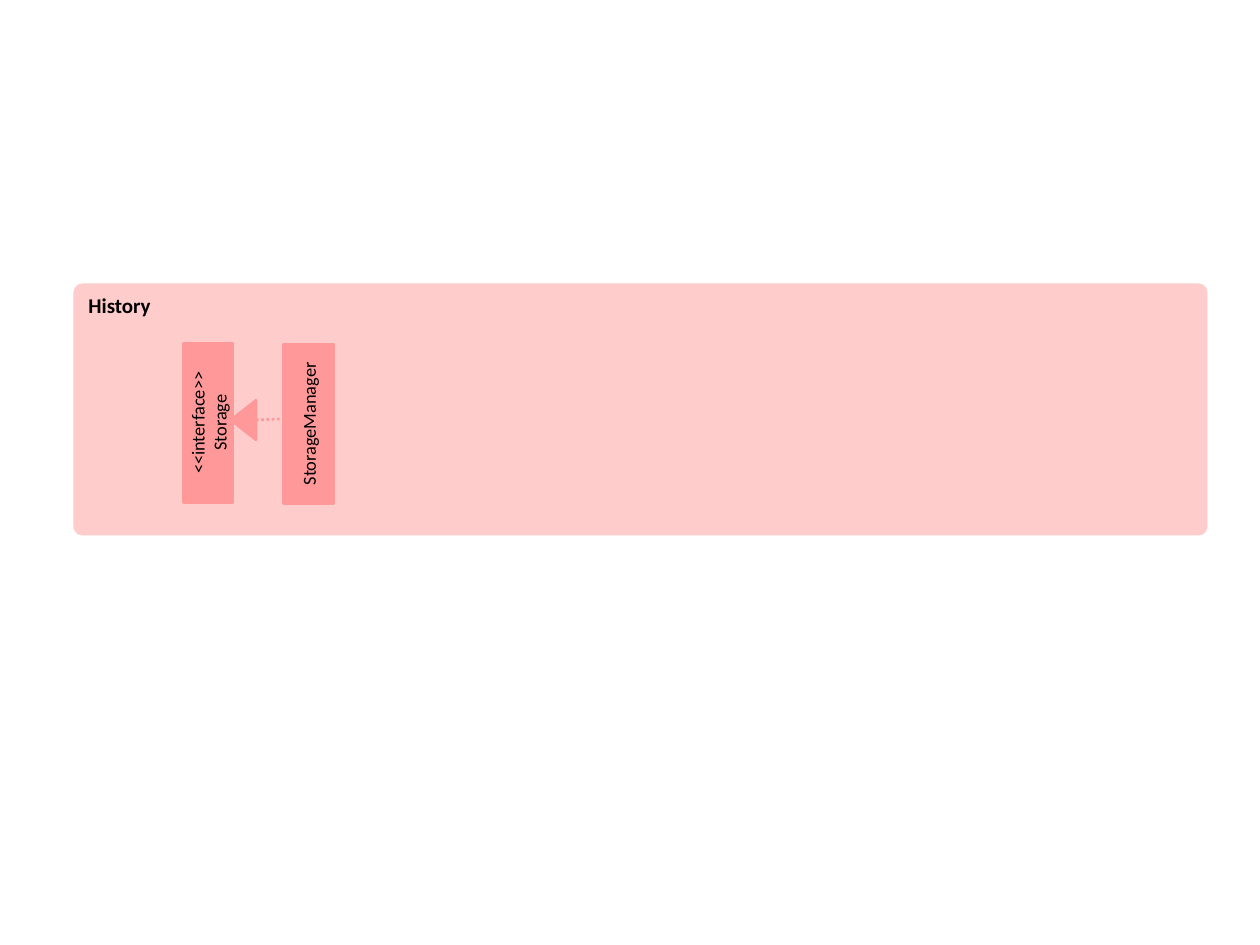
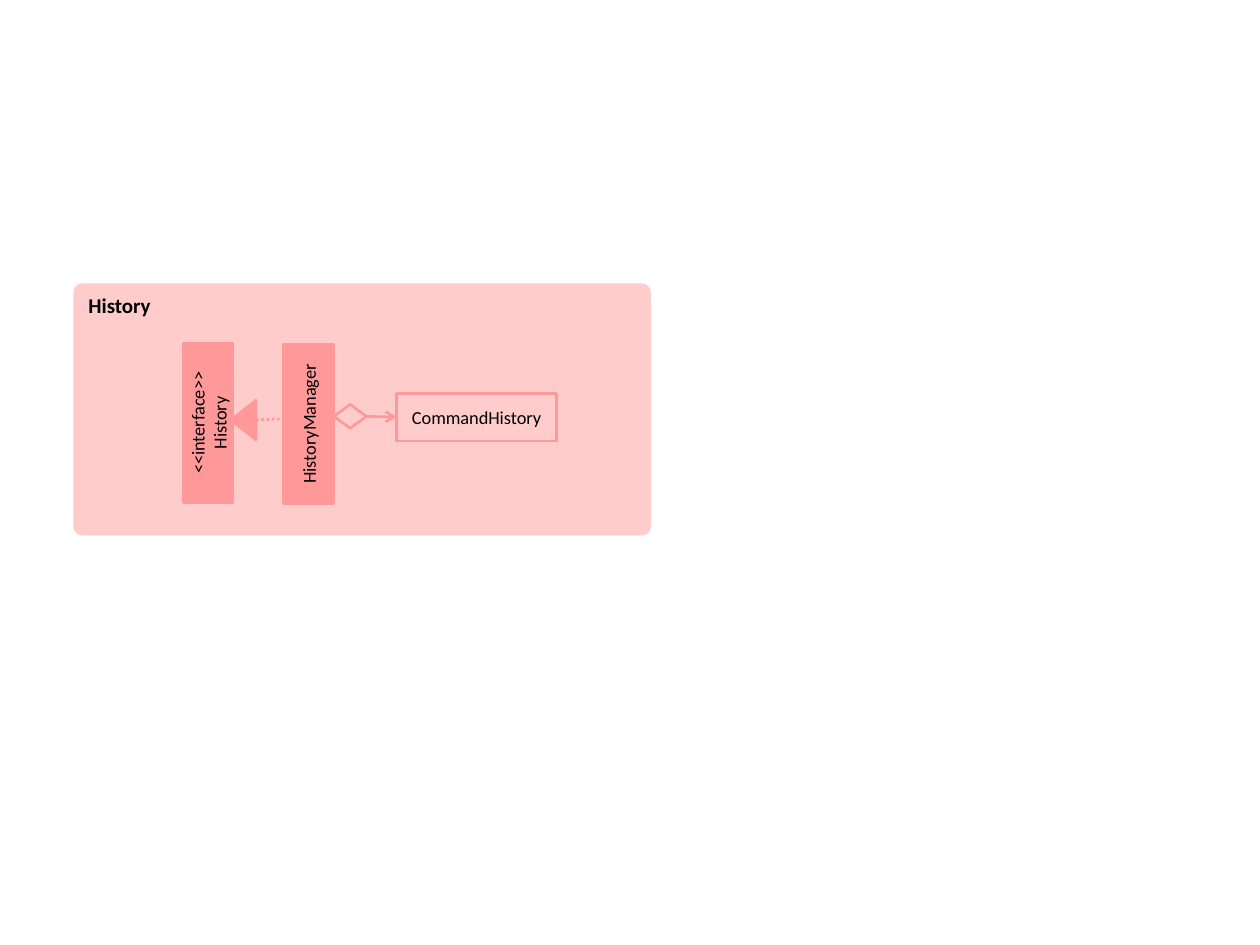
Before and after one commit to turtle96/taskell, a slide deck: slide 10 of docs/diagrams/Diagrams.pptx. Drawn at 1260x945 pixels with LibreOffice and Linux fonts; fonts in the diff are those of the drawing. Boxes give left, top, right and bottom in pixels: in the first picture for what was removed or moved away, otherwise in the second. Text is boxed around its words. In the diff, an @@ line names an element or a change of style, - is before the commit and + after.

Commit message:
update History and architecture

```diff
--- a/docs/diagrams/Diagrams.pptx
+++ b/docs/diagrams/Diagrams.pptx
@@ rounded rectangle "History": place and size @@
-rounded rectangle "History" at (73, 284, 1207, 536)
+rounded rectangle "History" at (73, 284, 650, 536)
@@ text in rectangle at (298, 375, 320, 480): text changed @@
-StorageManager
+HistoryManager
@@ text in rectangle at (209, 401, 231, 448): text changed @@
-Storage
+History
@@ diamond added at (334, 404, 367, 428), fill #FFCCCC, outline #FF9999 1.5 pt @@
@@ arrow added from (367, 416) to (397, 417), #FF9999 1.5 pt @@
@@ rectangle added at (397, 393, 557, 441), fill #FFCCCC, outline #FF9999 1.5 pt, 10.5 pt, text #000000 @@
+CommandHistory
```
Also in this commit, not shown: 2 other slides changed, 2 other files.
